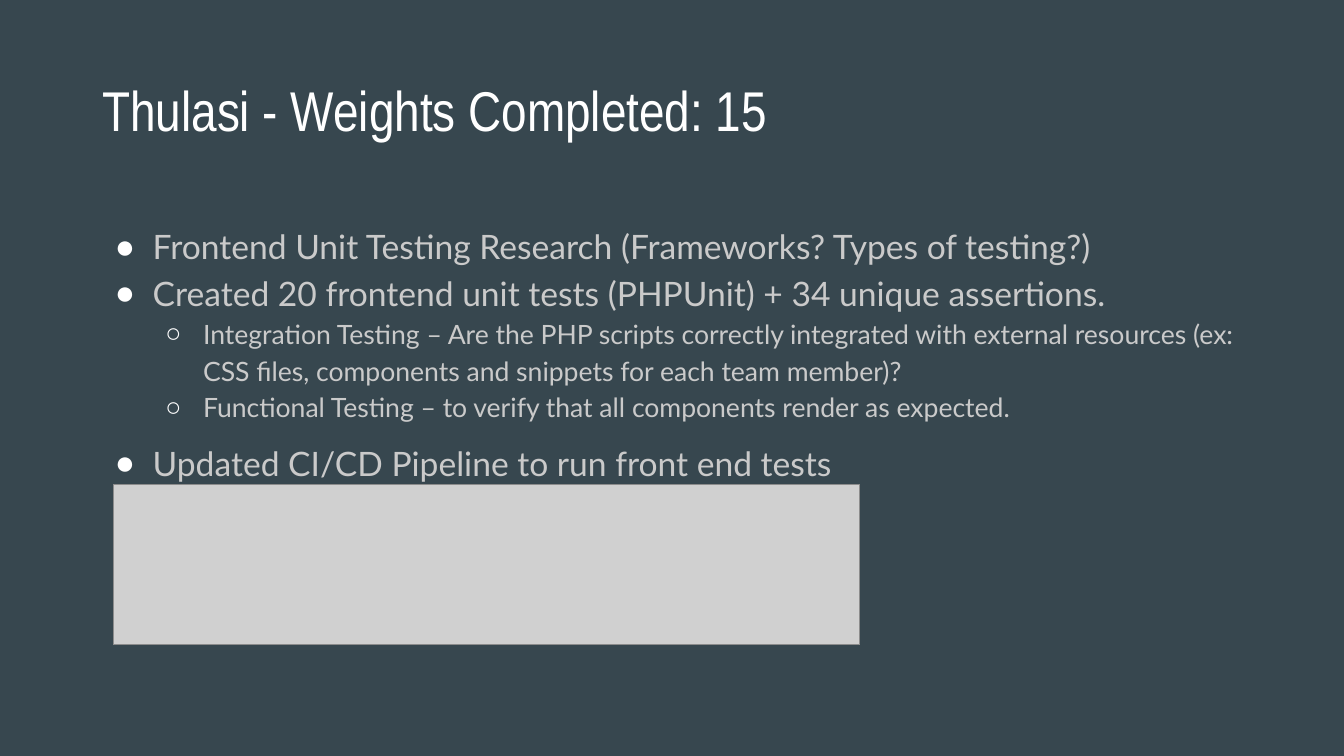
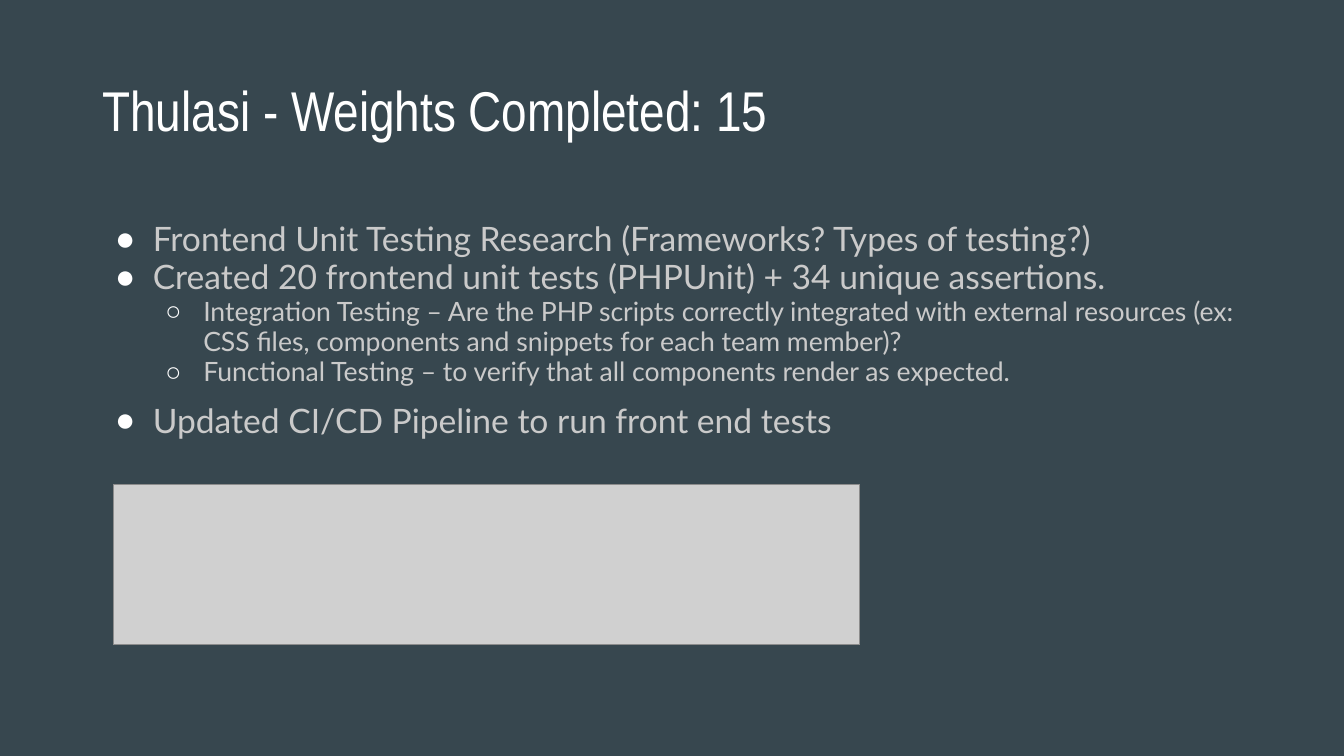
Before and after one commit to rehan-code/Game-Library-Web-App, a slide deck: slide 9 of CIS4250_Retrospective.pptx. Drawn at 1344x756 pixels with LibreOffice and Linux fonts; fonts in the diff are those of the drawing; grey boxes stand for pictures. Boxes give left, top, right and bottom in pixels: in the first picture for what was removed or moved away, otherwise in the second. Text is boxed around its words. In the diff, an @@ line names an element or a change of style, - is before the commit and + after.

```diff
--- a/CIS4250_Retrospective.pptx
+++ b/CIS4250_Retrospective.pptx
@@ text "Frontend Unit Testing Research (Frameworks? ..." at (x1=153, y1=225, x2=1233, y2=439): indent changed; line spacing 1.5 to 1.3; line spacing 1.15 to 0.95 @@
```
Also in this commit, not shown: 10 other slides changed, 1 other file.
